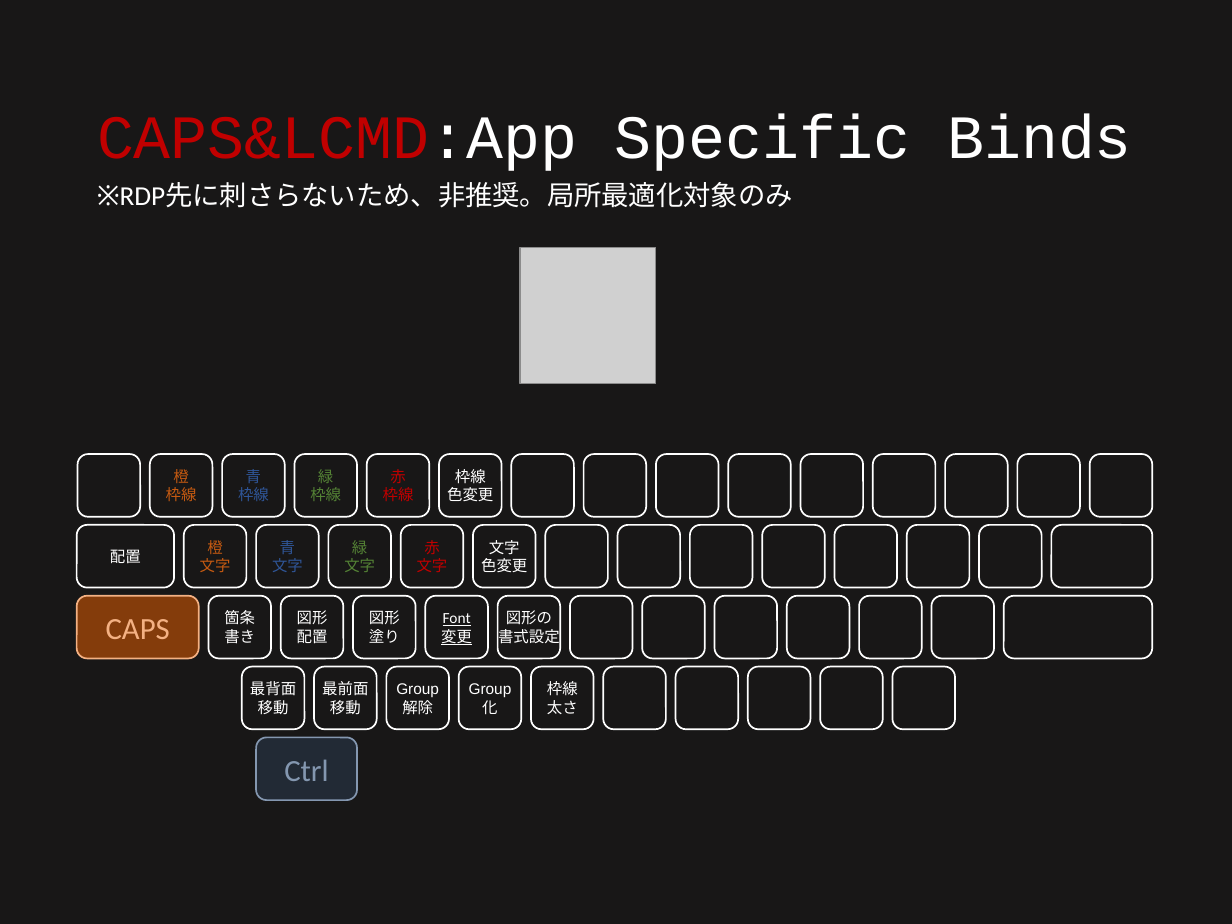
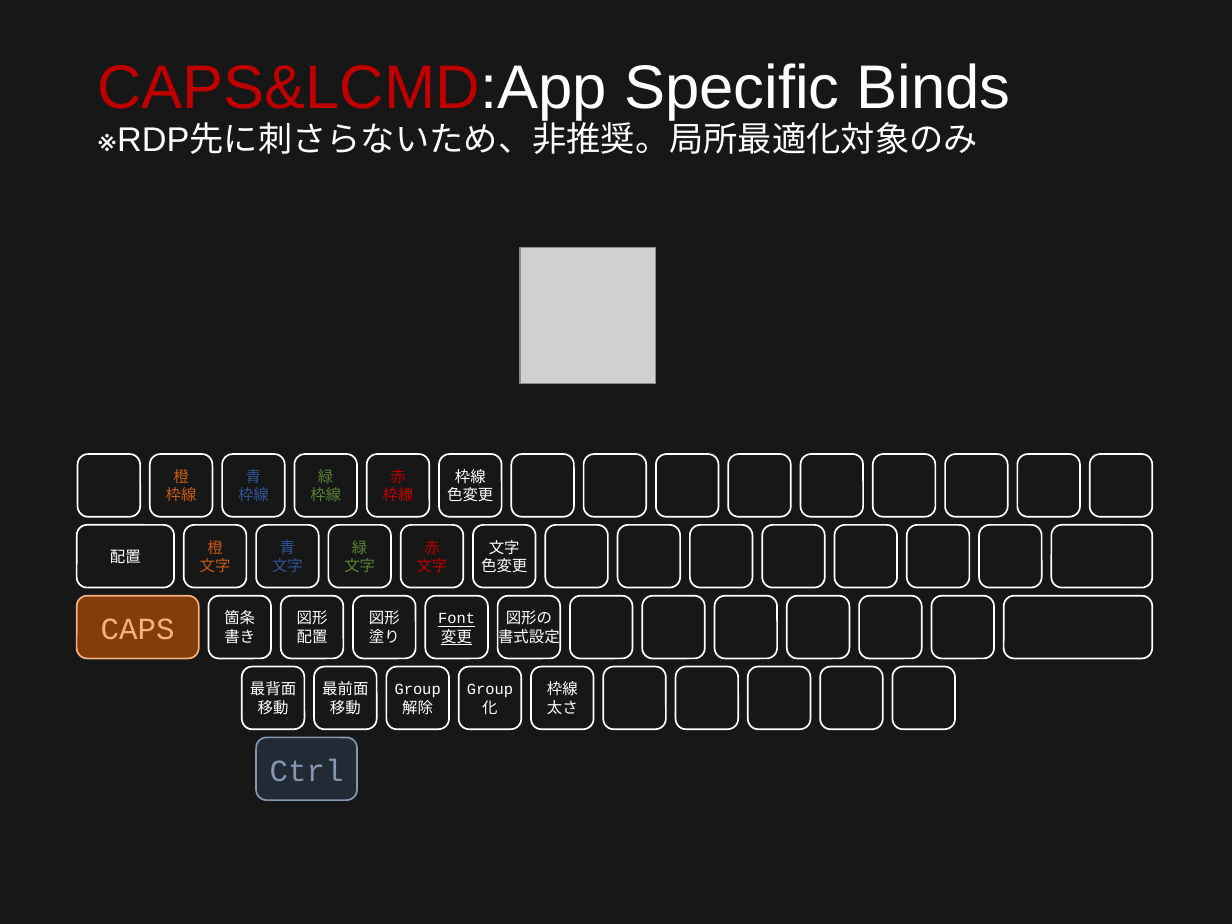
Before and after one commit to ittooo66/myAHK, a slide deck: slide 8 of MANUAL.pptx. Drawn at 1232x924 pixels with LibreOffice and Linux fonts; fonts in the diff are those of the drawing; grey boxes stand for pictures. Boxes give left, top, right and bottom in pixels: in the first picture for what was removed or moved away, otherwise in the second. Text is boxed around its words. In the diff, an @@ line names an element or a change of style, - is before the commit and + after.

```diff
--- a/MANUAL.pptx
+++ b/MANUAL.pptx
@@ title "CAPS&LCMD:App Specific Binds ※RDP先に刺さらないため、非推奨。局所最適化対象のみ" at (x1=97, y1=63, x2=1011, y2=154): vertical alignment middle to top @@
@@ title at (x1=97, y1=63, x2=1011, y2=154): text changed; size 36 to 20 pt; font Courier New to Arial @@
-CAPS&LCMD:App Specific Binds
+CAPS&LCMD:App Specific Binds
+※RDP先に刺さらないため、非推奨。局所最適化対象のみ
@@ text removed at (x1=165, y1=182, x2=792, y2=208) @@
-※RDP先に刺さらないため、非推奨。局所最適化対象のみ
@@ font Calibri to Courier New in 3 elements at (x1=425, y1=596, x2=488, y2=659), (x1=256, y1=738, x2=357, y2=801), (x1=76, y1=596, x2=198, y2=659) @@
@@ rounded rectangle "Group" at (x1=387, y1=667, x2=450, y2=729): font Arial to Courier New @@
@@ rounded rectangle "Group" at (x1=458, y1=667, x2=521, y2=729): font Arial to Courier New @@
```
Also in this commit, not shown: 10 other slides changed.
